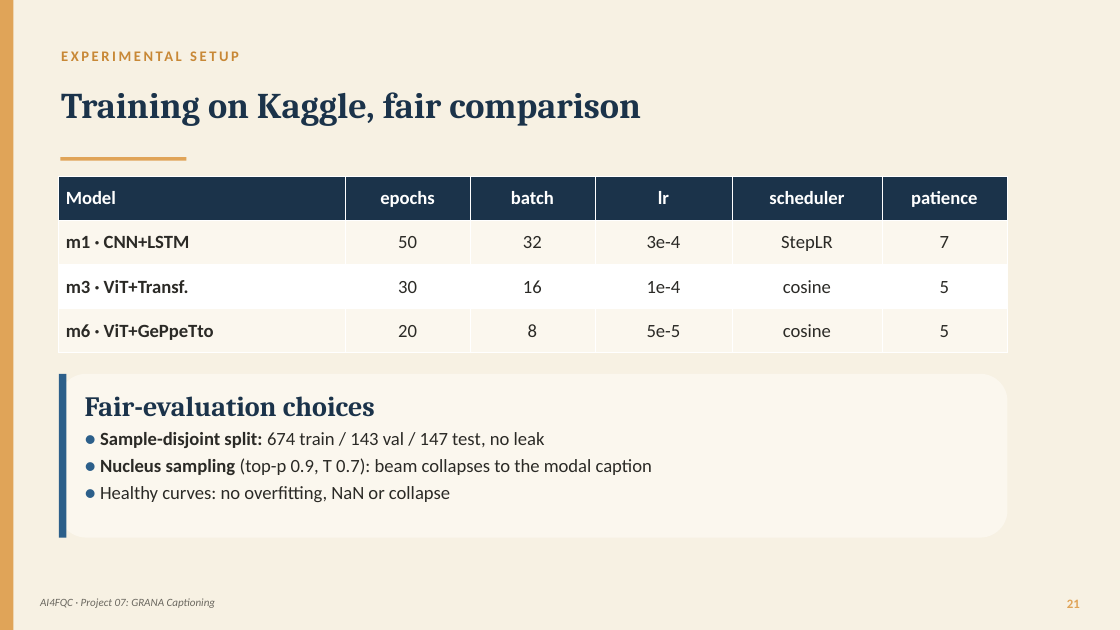
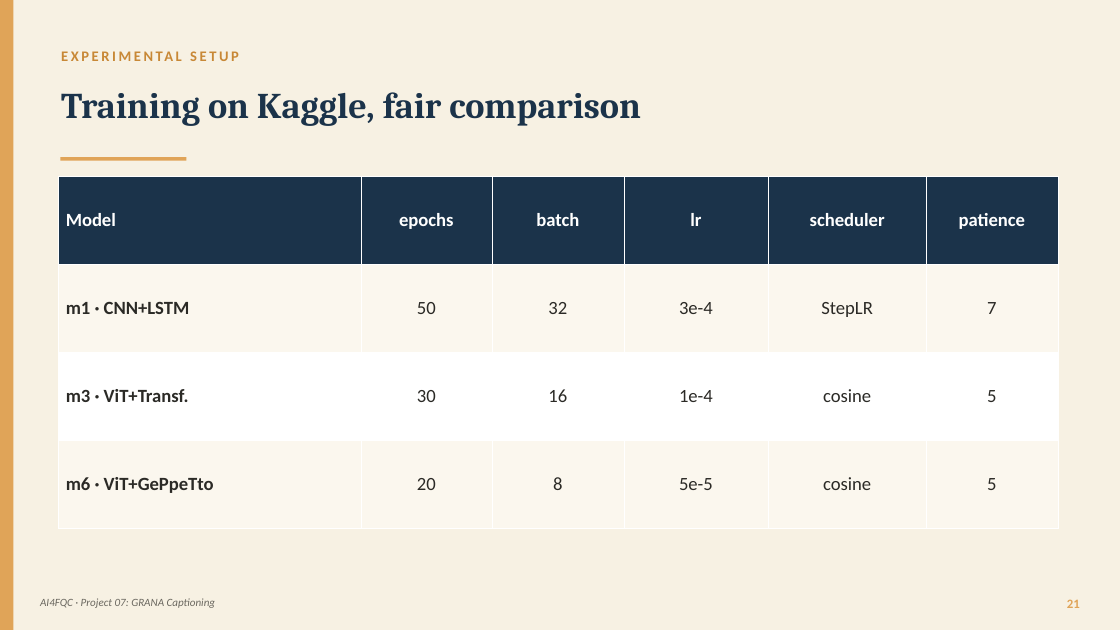
Before and after one commit to panciut/Cheese, a slide deck: slide 20 of presentation/Trentingrana_Captioning_EN.pptx. Drawn at 1120x630 pixels with LibreOffice and Linux fonts; fonts in the diff are those of the drawing. Boxes give left, top, right and bottom in pixels: in the first picture for what was removed or moved away, otherwise in the second. Text is boxed around its words. In the diff, an @@ line names an element or a change of style, - is before the commit and + after.

```diff
--- a/presentation/Trentingrana_Captioning_EN.pptx
+++ b/presentation/Trentingrana_Captioning_EN.pptx
@@ table: place and size @@
-table at box(59, 176, 1008, 353)
+table at box(59, 176, 1060, 528)
@@ rounded rectangle removed at box(59, 374, 1007, 538) @@
@@ rectangle removed at box(59, 374, 66, 538) @@
@@ text removed at box(85, 396, 652, 502) @@
-Fair-evaluation choices
-● Sample-disjoint split: 674 train / 143 val / 147 test, no leak
-● Nucleus sampling (top-p 0.9, T 0.7): beam collapses to the modal caption
-● Healthy curves: no overfitting, NaN or collapse
```
Also in this commit, not shown: 2 other slides changed, 3 other files.
